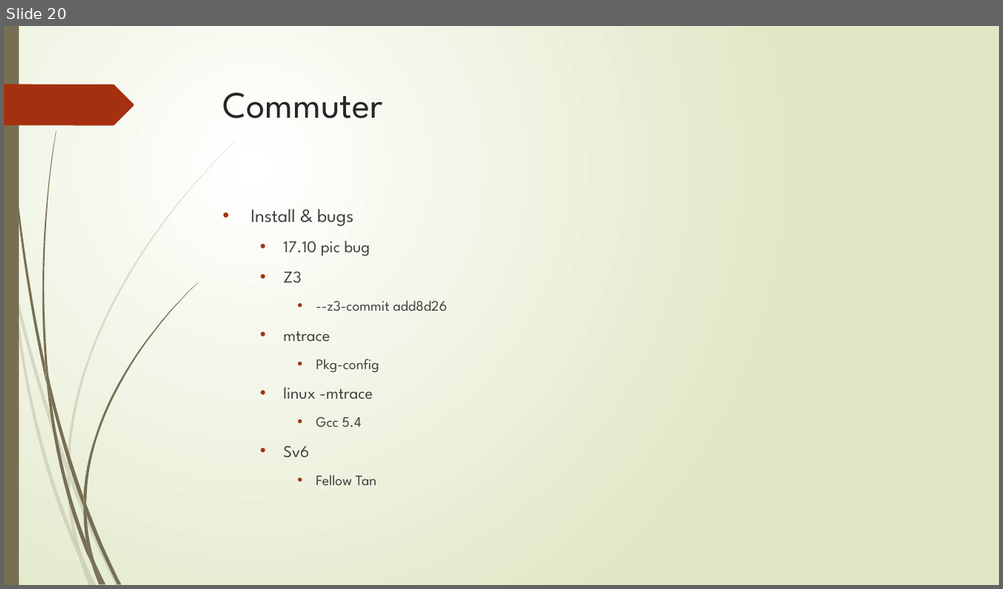
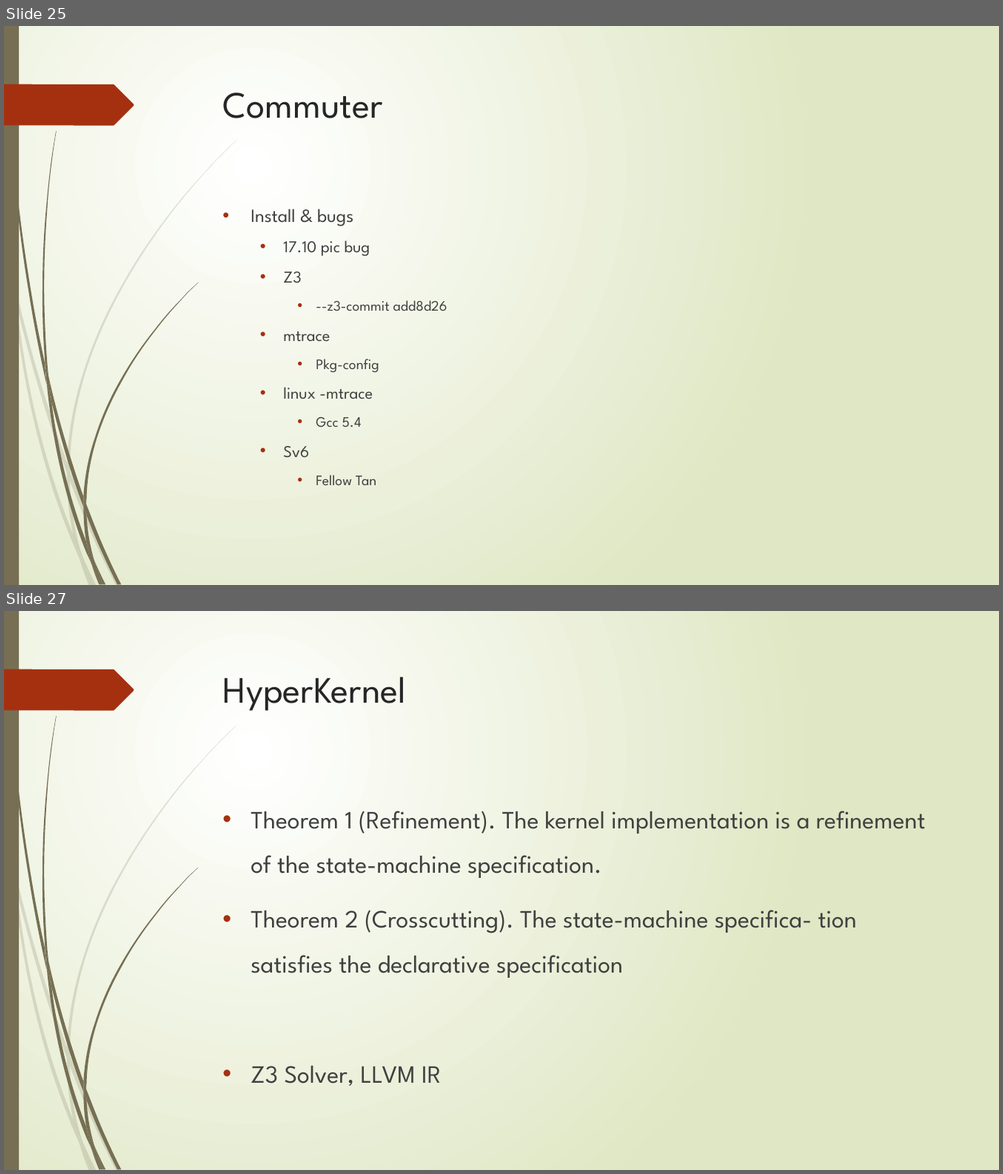
Before and after one commit to GLjun/OS_gaowei, a slide deck: 高伟.pptx. Shown one above the other, each under a label of ours: slide 20 before the commit, slides 25 and 27 after it; the slides between them are not shown. The pictures are 1003x589 and 1003x1174 pixels, drawn with LibreOffice and Linux fonts; fonts in the diff are those of the drawing. Boxes give left, top, right and bottom in pixels: in the first picture for what was removed or moved away, otherwise in the second. Text is boxed around its words. In the diff, an @@ line names an element or a change of style, - is before the commit and + after.

```diff
--- a/高伟.pptx
+++ b/高伟.pptx
@@ slide 27 added at [4, 611, 999, 1170], background gradient #FFFFFF to #DFE8C4; not listed: 24 template elements that a slide beside it also shows @@
@@ title added at [223, 677, 406, 711], 36 pt, text #262626 @@
+HyperKernel
@@ text added at [250, 811, 925, 1086], 24 pt, text #404040 @@
+• Theorem 1 (Refinement). The kernel implementation is a refinement of the state-machine specification.
+• Theorem 2 (Crosscutting). The state-machine specifica- tion satisfies the declarative specification
+• Z3 Solver, LLVM IR
@@ what was slide 20 is now slide 25 @@
```
Also in this commit, not shown: 15 slides changed, 9 other slides added, 3 slides removed.
